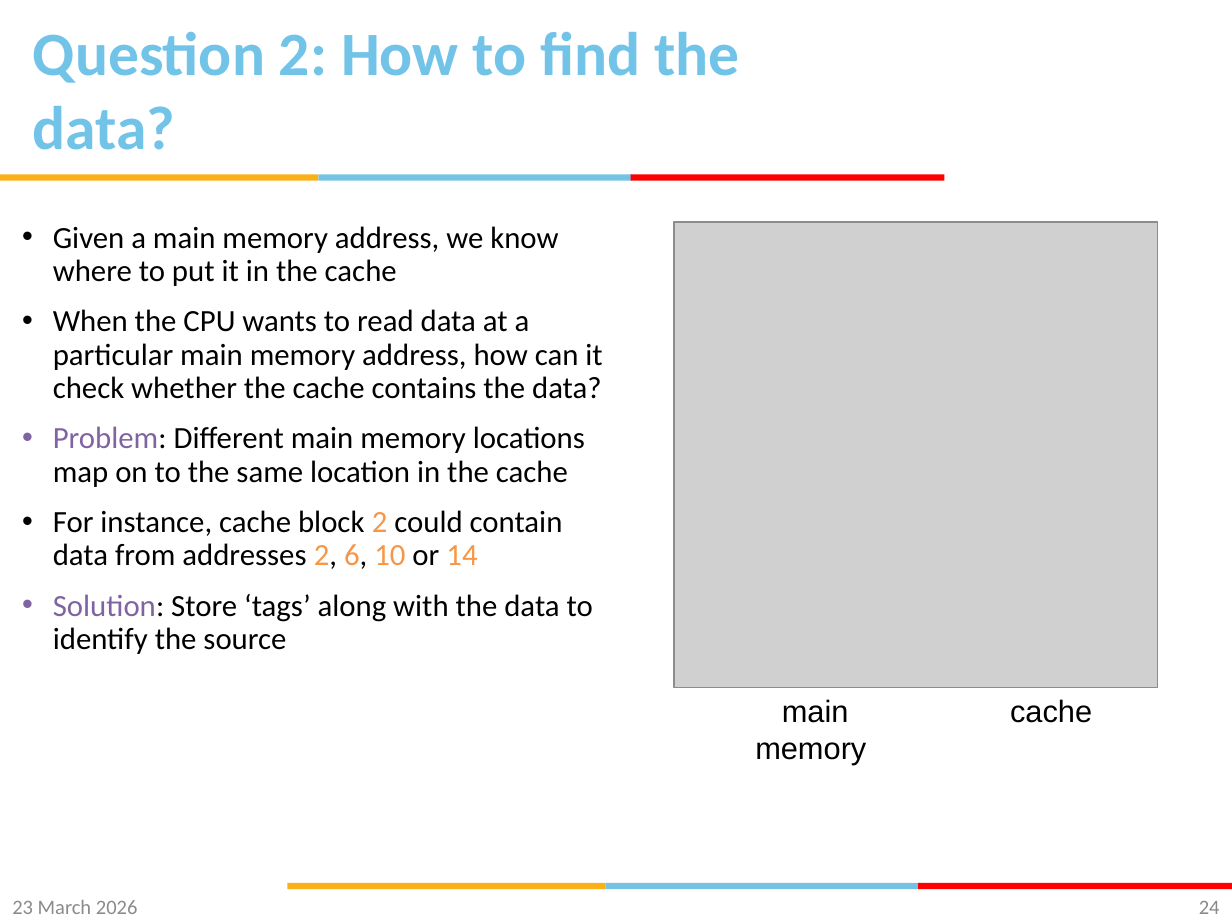
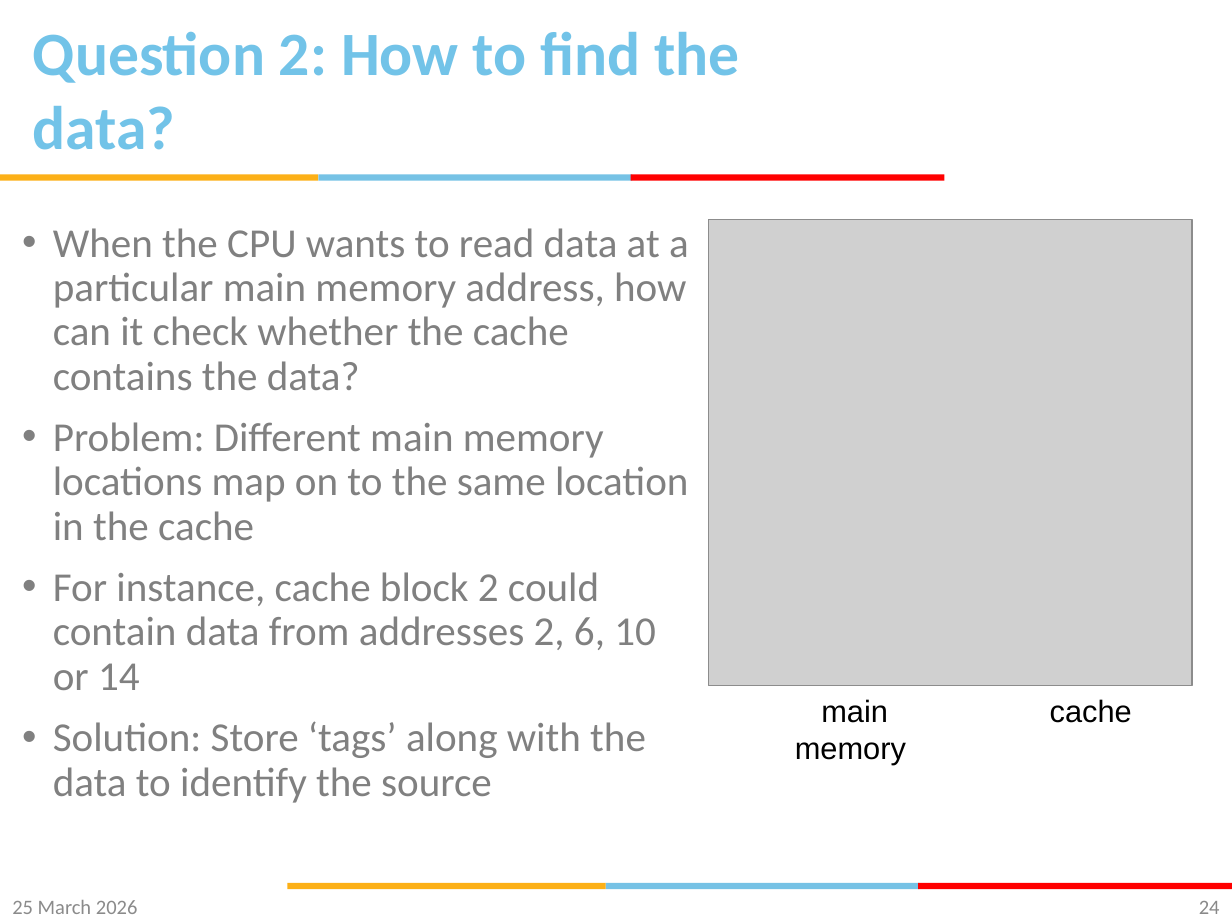
Before and after one commit to gsaurabhr-teaching/csf342-material, a slide deck: slide 24 of Lec-24-29-memory.pptx. Drawn at 1232x924 pixels with LibreOffice and Linux fonts; fonts in the diff are those of the drawing; grey boxes stand for pictures; background and template pictures are left out. Boxes give left, top, right and bottom in pixels: in the first picture for what was removed or moved away, otherwise in the second. Text is boxed around its words. In the diff, an @@ line names an element or a change of style, - is before the commit and + after.

Commit message:
direct mapped caches

```diff
--- a/Lec-24-29-memory.pptx
+++ b/Lec-24-29-memory.pptx
@@ text "When the CPU wants to ..." at box(53, 228, 689, 758): size 18 to 24 pt, text colour #000000 to #808080; text colour #8064A2 to #808080 in "Problem:", "Solution:"; text colour #F79646 to #808080 in "2 2, 6, 10 14" @@
@@ text at box(53, 226, 558, 286): paragraph removed @@
-• Given a main memory address, we know where to put it in the cache
@@ picture: place and size @@
-picture at box(674, 222, 1158, 687)
+picture at box(708, 219, 1193, 685)
@@ text "main memory": place and size @@
-text "main memory" at box(755, 699, 866, 765)
+text "main memory" at box(795, 699, 906, 765)
@@ text "cache": place and size @@
-text "cache" at box(1010, 699, 1092, 723)
+text "cache" at box(1050, 699, 1132, 723)
@@ text at box(12, 900, 138, 914): text changed @@
-23 March 2026
+25 March 2026
```
Also in this commit, not shown: 70 other slides changed.
